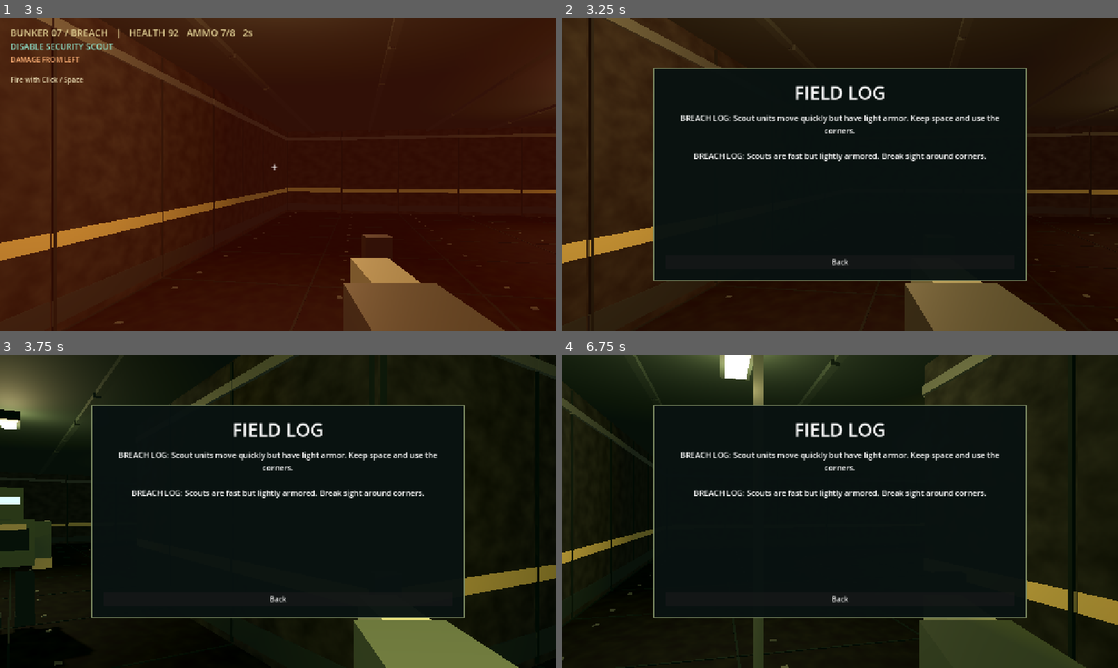
Above: before the commit, frames 1-4 (two rows, left to right).
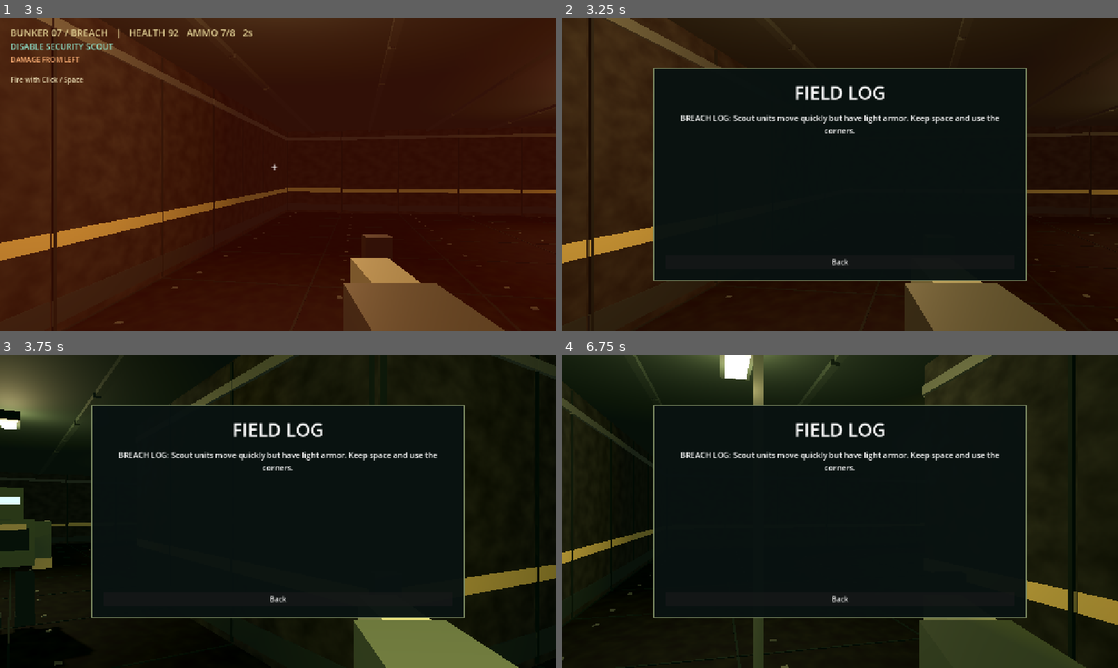
Above: after the commit, the same moments.

Repository: Jnoble555/bunker-07
Game: Godot game, scene res://scenes/control_room.tscn
The game is run twice, just before and just after one commit, with the same random seed, the same clock (stepped at 60 frames per second) and the same inputs.
Inputs (mouse positions are in pixels of both pictures, inside the frame that each line leads up to):
- Up to frame 1 (3 s): click "Start Campaign" at 0.5 s; click "Deploy" at 1.25 s; tap Enter at 2 s; move the mouse to (305, 174) at 2.02 s; hold W (move_forward) from 2.03 s (still down); tap Space (fire) at 2.1 s; click (305, 174) at 2.17 s; tap E (interact) at 2.3, 2.85 s; move the mouse to (250, 174) at 2.77 s
- Up to frame 2 (3.25 s): keep holding W (move_forward); tap J (journal) at 3.05 s
- Up to frame 3 (3.75 s): tap F5 (retry) at 3.5 s; move the mouse to (333, 442) at 3.52 s; release W (move_forward) at 3.53 s; hold D (strafe_right) from 3.53 s (still down); hold J (journal) from 3.53 s (still down)
- Up to frame 4 (6.75 s): tap Space (fire) at 3.8, 5.85 s; release D (strafe_right) at 4.25 s; release J (journal) at 4.25 s; click "Back" at 4.25 s; click "Retry section [F5]" at 5 s; move the mouse to (834, 517) at 5.77 s; hold W (move_forward) from 5.78 s (still down); click (834, 517) at 5.92 s; tap E (interact) at 6.05, 6.6 s; move the mouse to (878, 514) at 6.52 s; hold J (journal) from 6.53 s (still down)

Frame 1 is identical in both runs. In frame 2, 0.6% of the frame differs, in the area x 23-77%, y 42-46%; in frame 3, 0.6%; in frame 4, 0.6%.

Commit message:
Finalize native campaign validation and orderly audio shutdown

Diff:
--- a/godot/scripts/armored_guard.gd
+++ b/godot/scripts/armored_guard.gd
@@ -168,6 +168,8 @@
 func _update_combat(target_player: Node3D, alarm: bool, delta: float) -> void:
 	var separation: float = _horizontal_distance(global_position, target_player.global_position)
 	var visible: bool = separation > 0.0 and separation <= 14.0 and _can_see(target_player)
+	if role == "turret" and visible:
+		facing = atan2(target_player.global_position.z-global_position.z, target_player.global_position.x-global_position.x)
 	if attack_windup > 0.0:
 		if not visible or separation >= attack_range:
 			attack_windup = 0.0
--- a/godot/scripts/campaign_main.gd
+++ b/godot/scripts/campaign_main.gd
@@ -36,9 +36,11 @@
 var sensitivity_slider: HSlider
 var mute_check: CheckBox
 var return_state: String = "title"
+var quitting: bool = false
 
 func _ready() -> void:
 	process_mode = Node.PROCESS_MODE_ALWAYS
+	get_tree().auto_accept_quit = false
 	_install_inputs()
 	player = PlayerScript.new()
 	player.name = "Player"
@@ -52,6 +54,28 @@
 	super._build_ui()
 	_build_campaign_ui()
 	show_title()
+
+func _exit_tree() -> void:
+	# Explicitly detach streams before the audio server outlives scene teardown.
+	if audio: audio.shutdown()
+
+func _notification(what: int) -> void:
+	if what == NOTIFICATION_WM_CLOSE_REQUEST:
+		_quit_safely()
+	elif what == NOTIFICATION_APPLICATION_FOCUS_OUT:
+		super._notification(what)
+
+func _quit_safely() -> void:
+	if quitting: return
+	quitting = true
+	active = false
+	pending_actions.clear()
+	get_tree().paused = true
+	if audio: audio.shutdown()
+	# The mixer releases stopped playbacks asynchronously; keep the event loop
+	# alive briefly rather than exiting during the same audio command batch.
+	await get_tree().create_timer(0.15,true).timeout
+	get_tree().quit()
 
 func _load_mission() -> void:
 	mission = missions[mission_index].duplicate(true)
@@ -158,12 +182,6 @@
 	player.reset_player()
 	player.global_position = mission.spawn
 	systems.reset()
-	if mission.id=="breach": session.note("BREACH LOG: Scouts are fast but lightly armored. Break sight around corners.")
-	elif mission.id=="blackout":
-		session.note("BLACKOUT LOG: Backup power is independent of turret security.")
-		if session.decisions.security_disabled: session.note("SECURITY LINK: Control Room shutdown disabled the extraction turret.")
-		elif session.decisions.alarm_raised: session.note("SECURITY LINK: The alarm deployed an armored pursuit unit.")
-		if session.decisions.intel: session.note("RECOVERED INTEL: Find backup power in the southwest bay. Turrets cannot move.")
 	attempts += 1
 	register_event("mission_start","")
 	last_result = {}
--- a/godot/scripts/native_audio.gd
+++ b/godot/scripts/native_audio.gd
@@ -34,6 +34,7 @@
 		var oldest: AudioStreamPlayer3D = _voices.pop_front()
 		if is_instance_valid(oldest):
 			oldest.stop()
+			oldest.stream = null
 			oldest.queue_free()
 	var voice := AudioStreamPlayer3D.new()
 	voice.name = "Sound_" + kind
@@ -60,8 +61,14 @@
 	for voice: AudioStreamPlayer3D in _voices:
 		if is_instance_valid(voice):
 			voice.stop()
+			voice.stream = null
 			voice.queue_free()
 	_voices.clear()
+
+func shutdown() -> void:
+	stop_all()
+	_streams.clear()
+	controller = null
 
 func _prune() -> void:
 	var alive: Array[AudioStreamPlayer3D] = []
--- /dev/null
+++ b/godot/tests/campaign_visual.gd
@@ -0,0 +1,83 @@
+extends SceneTree
+## Scripted rendered validation, not a substitute for manual playtesting.
+var game: Node3D
+var output_folder := "res://../docs/godot/campaign-screenshots"
+
+func _initialize() -> void:
+	call_deferred("run")
+
+func wait_frames(count: int = 8) -> void:
+	for i in count: await process_frame
+
+func capture(name: String) -> void:
+	await RenderingServer.frame_post_draw
+	var folder := ProjectSettings.globalize_path(output_folder)
+	DirAccess.make_dir_recursive_absolute(folder)
+	if root.get_texture().get_image().save_png(folder.path_join(name+".png")) != OK:
+		push_error("Could not capture "+name)
+		quit(1)
+
+func stop_enemies() -> void:
+	for enemy in game.enemies: enemy.set_physics_process(false)
+
+func run() -> void:
+	game = load("res://scenes/control_room.tscn").instantiate()
+	root.add_child(game)
+	await wait_frames()
+	await capture("title")
+	game.new_campaign()
+	await wait_frames()
+	await capture("briefing")
+	game.deploy_current()
+	stop_enemies()
+	await wait_frames()
+	game.player.rotation.y = -PI/2
+	await capture("breach")
+	game.open_settings()
+	await wait_frames()
+	await capture("settings")
+	game.close_settings()
+	game.set_paused(false)
+	game.finish(true)
+	game.advance_campaign()
+	game.deploy_current()
+	stop_enemies()
+	game.player.global_position = Vector3(10.8,0,15)
+	await wait_frames()
+	await capture("control-room")
+	game.open_journal()
+	await wait_frames()
+	await capture("journal")
+	game._back_to_pause()
+	game.set_paused(false)
+	game.finish(true)
+	game.advance_campaign()
+	game.deploy_current()
+	stop_enemies()
+	await wait_frames()
+	await capture("blackout")
+	game.player.global_position = Vector3(21,0,9)
+	game.player.rotation.y = 0
+	game.enemies[0].facing = PI/2
+	game.enemies[0]._update_pose(0)
+	await wait_frames()
+	await capture("turret")
+	game.player.global_position = Vector3(7,0,15)
+	game.request_action("interact")
+	await wait_frames()
+	if not game.power_restored:
+		push_error("Rendered power interaction failed")
+		quit(1)
+		return
+	game.player.global_position = Vector3(23,0,3)
+	await wait_frames()
+	if game.menu_state != "summary" or game.session.summaries.size()!=3:
+		push_error("Rendered campaign did not reach summary")
+		quit(1)
+		return
+	await capture("summary")
+	print("CAMPAIGN RENDERED: three missions, settings, journal, power interaction and final summary passed")
+	paused = false
+	game.queue_free()
+	await wait_frames(12)
+	quit(0)
--- /dev/null
+++ b/godot/tests/close_smoke.gd
@@ -0,0 +1,18 @@
+extends SceneTree
+## Exercise the actual window-close notification while sounds are active.
+func _initialize() -> void:
+	call_deferred("run")
+
+func run() -> void:
+	var game: Node = load("res://scenes/control_room.tscn").instantiate()
+	root.add_child(game)
+	await physics_frame
+	game.start_run()
+	game.play_sound("alarm",game.player.global_position)
+	game.play_sound("fire",game.player.global_position)
+	game.notification(Node.NOTIFICATION_WM_CLOSE_REQUEST)
+	if not game.quitting or game.active or not paused:
+		push_error("Orderly close did not stop gameplay")
+		quit(1)
+	else:
+		print("WINDOW CLOSE: game stopped, audio released; awaiting orderly exit")
--- a/godot/tests/milestone_test.gd
+++ b/godot/tests/milestone_test.gd
@@ -279,4 +279,7 @@
 	game.set_paused(false)
 	game.queue_free()
 	await process_frame
+	# Audio-server stop/release commands are mixed asynchronously after Node teardown.
+	# Do not terminate the process on the same frame as the final scene deletion.
+	await create_timer(0.15, true).timeout
 	quit(1 if failed else 0)
Not shown, added: godot/tests/campaign_visual.gd.uid
Not shown, added: godot/tests/close_smoke.gd.uid
Not shown, changed: docs/godot/campaign-checkpoint.md
Not shown, changed: docs/godot/campaign-plan.md
Not shown, added: docs/godot/campaign-release.md
Not shown, changed: docs/godot/campaign-review.md
Not shown, changed: docs/godot/parity.md
